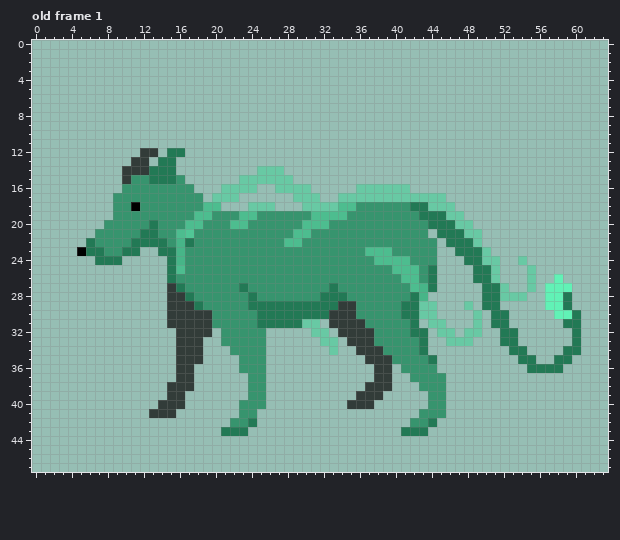
Pixel-art file -- 03_Implementacao/TestMobile/Assets/Resources/sprites/enemies/wolf/Wolf.aseprite. The picture above was drawn from the file before the commit.
64x48 pixels, 1 frame. Shown: old frame 1. The commit also changed other frames, which this record leaves out.
Once edited:
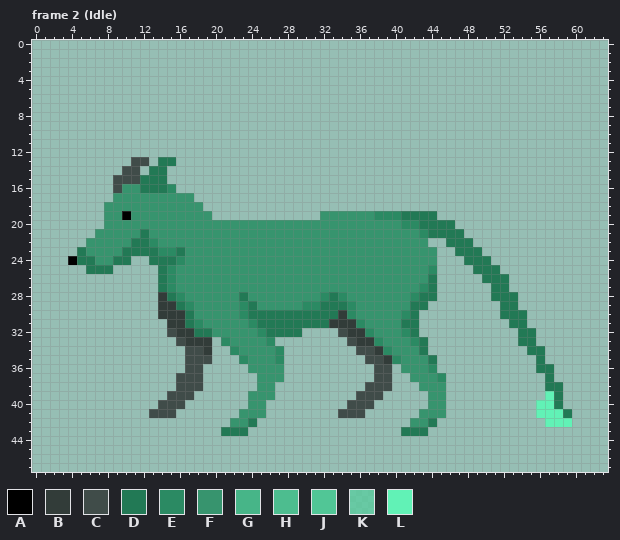
Palette (. is transparent): A #000000  B #323c39  C #404c49  D #227955  E #2b8a63  F #37946e  G #47b588  H #4dbd8f  J #51c696  K #56ce9db6  L #61f2b6
A new or re-ordered frame is compared with the old frame closest to it.
Change:
frames 1 -> 13
Frame 2 (Idle) is new; against old frame 1, layer "Body":
y 12: x 12..13 BB -> ..; x 15..16 DD -> ..
y 13: x 11..12 BB -> CC
y 14: x 10..12 BBB -> CC.; x 15 D -> .; x 25..27 KKK -> ...
y 15: x 9..12 .BFF -> CCCD; x 15..16 DF -> ..; x 23..28 KKKKKK -> ......
y 16: x 9 . -> C; x 12..17 FFFFFF -> DDDE..; x 21..24 KKKK -> ....; x 27..30 KKKK -> ....; x 36..41 KKKKKK -> ......
y 17: x 18 F -> .; x 20..22 KKK -> ...; x 29..31 KKK -> ...; x 34..45 KKKKKKKKKKKK -> ............
y 18: x 8 . -> F; x 11 A -> F; x 19..20 HH -> ..; x 24..26 KKK -> ...; x 30..46 KKKKHHFFFFFFDDKKK -> .................
y 19: x 8 . -> F; x 10 F -> A; x 18..34 HHFFFHHFFFFFFHHHH -> FF............FFF; x 38..42 FFFFF -> EEEDD; x 45..47 DKK -> ...
y 20: x 13 D -> F; x 17..18 HH -> FF; x 22..23 HH -> FF; x 30..32 HHH -> FFF; x 41..43 FFF -> EED; x 47..48 KK -> ..
y 21: x 13 D -> F; x 16..17 HJ -> FF; x 29..30 HH -> FF; x 43..44 F. -> ED; x 48..49 KK -> ..
y 22: x 6 D -> F; x 13..14 DD -> EF; x 16..17 GD -> FF; x 28..29 HH -> FF; x 44 F -> .; x 49 K -> .
y 23: x 5..7 ADD -> DFF; x 12..16 ..DDG -> DDEED; x 37..39 HHH -> FFF; x 50 K -> .
y 24: x 4..8 ...DD -> ADDFF; x 10 . -> D; x 13..14 .. -> DD; x 16 G -> E; x 38..41 HHHH -> FFFF; x 50..51 KK -> D.; x 54 K -> .
y 25: x 6..8 ... -> DDD; x 14..16 .DH -> DEF; x 40..42 HHH -> FFF; x 44 D -> E; x 51 K -> D; x 55 K -> .
y 26: x 14..15 .D -> DE; x 41..42 HH -> FF; x 49 D -> .; x 51..52 K. -> DD; x 55 K -> .; x 58 L -> .
y 27: x 14..16 .BD -> DEF; x 23 D -> F; x 33 D -> F; x 42..43 HG -> FE; x 50 D -> .; x 52 K -> D; x 55 K -> .; x 57..59 LLL -> ...
y 28: x 14..17 .BBD -> BDEF; x 23..24 FD -> DF; x 32 D -> E; x 34 D -> E; x 42..44 DG. -> EDD; x 50 D -> .; x 52..54 KKK -> DD.; x 57..59 LLD -> ...
y 29: x 14 . -> B; x 16..18 BBD -> DEF; x 23 F -> E; x 25..31 DDDDDDD -> FFFFFEE; x 34..35 BB -> DE; x 41 D -> F; x 43..44 KK -> D.; x 48 K -> .; x 50..53 DD.. -> ..DD; x 57..59 LLD -> ...
y 30: x 14 . -> B; x 17..19 BBB -> DFF; x 23..24 FF -> ED; x 33 B -> D; x 35 B -> E; x 41 D -> E; x 43..44 KK -> ..; x 49 K -> .; x 51 D -> .; x 53..54 .. -> DD; x 58..60 LLD -> ...
y 31: x 17..19 BBB -> DEF; x 24 F -> E; x 30..32 KK. -> DDD; x 36 B -> E; x 41 F -> D; x 44..45 KK -> ..; x 49 K -> .; x 51..54 DD.. -> ..DD; x 59..60 DD -> ..
y 32: x 15 . -> C; x 18..20 BB. -> DDF; x 25..29 F.... -> EDDDD; x 31..32 KK -> ..; x 34 B -> C; x 37 B -> E; x 41 F -> E; x 43 D -> .; x 45..46 KK -> ..; x 48..49 KK -> ..; x 52..55 DD.. -> ..DD; x 60 D -> .
y 33: x 16 B -> C; x 19 . -> B; x 21 F -> E; x 26 . -> E; x 32..33 KK -> ..; x 35 B -> C; x 38 F -> E; x 42 F -> E; x 46..48 KKK -> ...; x 52..55 DD.. -> ..DD; x 60 D -> .
y 34: x 16..19 BBB. -> .CCB; x 22 F -> E; x 26..27 .. -> FE; x 33 K -> .; x 36..37 BB -> CC; x 39 F -> E; x 53..56 DD.. -> ..DD; x 59..60 DD -> ..
y 35: x 16..19 BBB. -> .CCC; x 23 F -> E; x 26..27 .. -> FE; x 37..38 BB -> CC; x 40 F -> E; x 54..56 DD. -> ..D; x 58..59 DD -> ..
y 36: x 16..18 BB. -> .CC; x 23 F -> .; x 26..27 .. -> FF; x 38..39 BB -> CC; x 44 F -> E; x 55 D -> .; x 58 D -> .
y 37: x 16..18 BB. -> CCC; x 24 F -> .; x 26..27 .. -> FF; x 38..39 BB -> CC; x 45 F -> E; x 57 . -> D
y 38: x 15..18 BBB. -> .CCC; x 24 F -> .; x 26 . -> F; x 37..39 BBB -> CCC; x 57..58 .. -> DD
y 39: x 15..17 BB. -> CCC; x 26 . -> F; x 36..38 BBB -> CCC; x 57..58 .. -> LD
y 40: x 14..16 BBB -> CCC; x 23 F -> .; x 35..37 BBB -> CCC; x 56..58 ... -> LLD
y 41: x 13..15 BBB -> CCC; x 25 . -> F; x 34..36 ... -> CCC; x 56..59 .... -> LLLD
y 42: x 57..59 ... -> LLL
Boxes around the changes in both pictures, in picture pixels (x1, y1, x2, y2):
changed: (68, 148, 581, 427)
